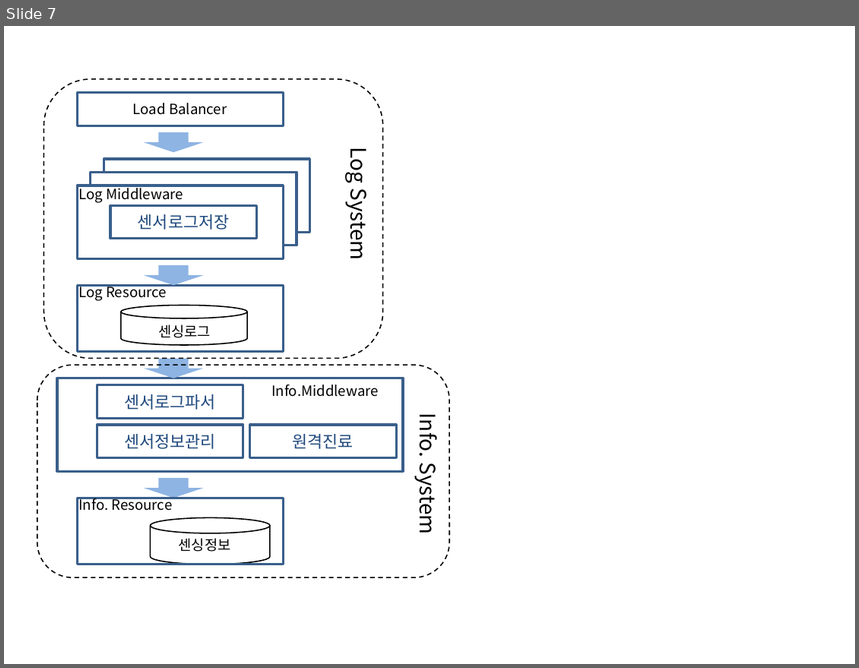
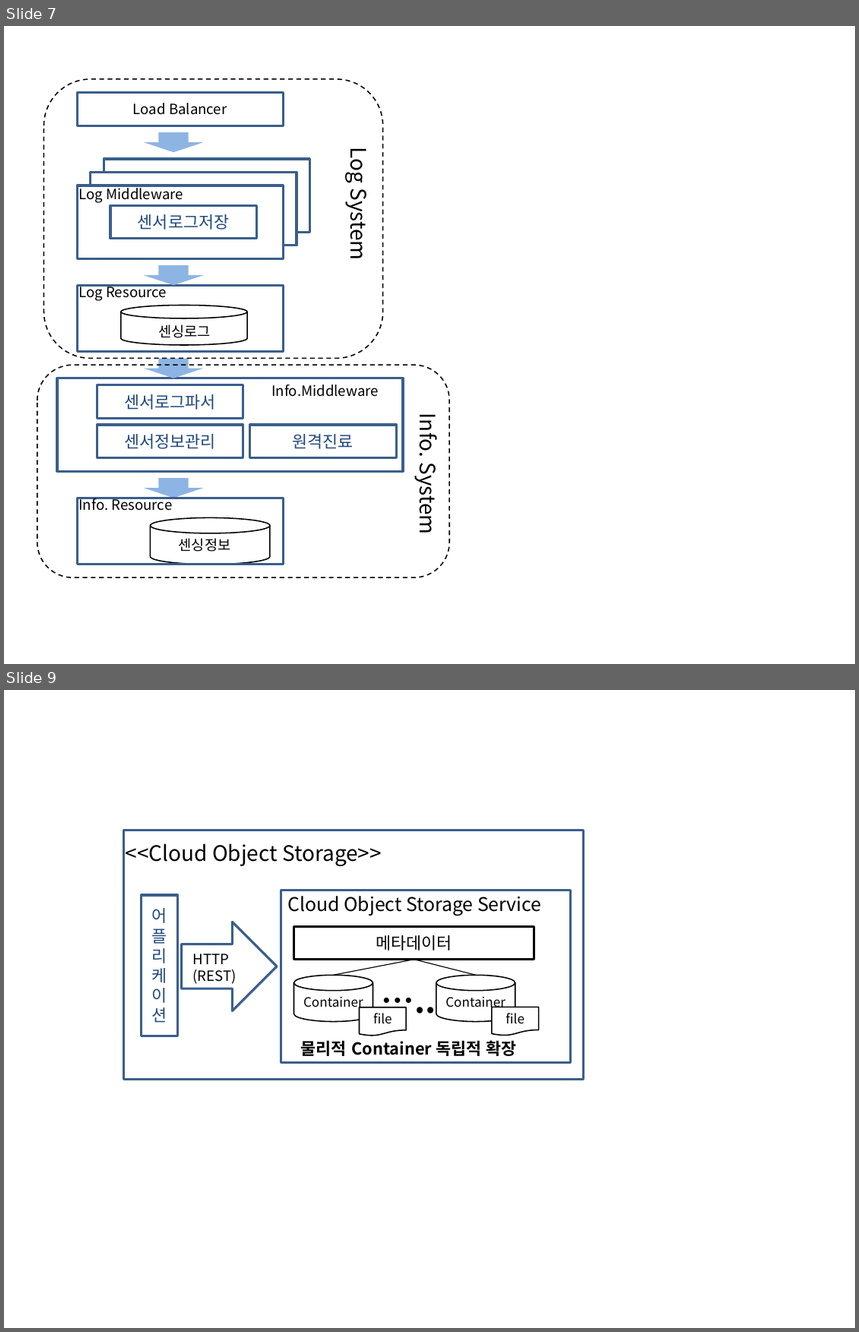
Before and after one commit to parduck/AAproject, a slide deck: 당뇨환자관리시스템_그림.pptx. Shown one above the other, each under a label of ours: slide 7 before the commit, slides 7 and 9 after it; the slides between them are not shown. The pictures are 859x668 and 859x1332 pixels, drawn with LibreOffice and Linux fonts; fonts in the diff are those of the drawing. Boxes give left, top, right and bottom in pixels: in the first picture for what was removed or moved away, otherwise in the second. Text is boxed around its words. In the diff, an @@ line names an element or a change of style, - is before the commit and + after.

```diff
--- a/당뇨환자관리시스템_그림.pptx
+++ b/당뇨환자관리시스템_그림.pptx
@@ slide 9 added at (x1=4, y1=690, x2=855, y2=1328), background #FFFFFF @@
@@ rectangle added at (x1=124, y1=831, x2=584, y2=1080), outline #3A5F8C 2 pt @@
@@ text added at (x1=126, y1=844, x2=382, y2=866), 18 pt, text #000000 @@
+<<Cloud Object Storage>>
@@ rectangle added at (x1=281, y1=891, x2=570, y2=1063), outline #3A5F8C 2 pt @@
@@ rectangle added at (x1=141, y1=895, x2=177, y2=1036), outline #3A5F8C 2 pt, 14 pt, text #1F497D @@
+어플리케이션
@@ text added at (x1=288, y1=896, x2=541, y2=916), 16 pt, text #000000 @@
+Cloud Object Storage Service
@@ right arrow added at (x1=182, y1=923, x2=278, y2=1011), outline #3A5F8C 2 pt @@
@@ rectangle added at (x1=294, y1=926, x2=534, y2=960), outline #000000 2 pt, 14 pt, text #000000 @@
+메타데이터
@@ text added at (x1=192, y1=954, x2=236, y2=984), 12 pt, text #000000 @@
+HTTP
+(REST)
@@ line added from (414, 960) to (333, 975), #000000 0.75 pt @@
@@ line added from (414, 960) to (475, 975), #000000 0.75 pt @@
@@ cylinder added at (x1=294, y1=975, x2=373, y2=1022), fill #FFFFFF, outline #000000 1 pt, 11 pt, text #000000 @@
+Container
@@ text added at (x1=373, y1=976, x2=462, y2=1024), 28 pt, text #000000, bold @@
+…..
@@ cylinder added at (x1=436, y1=975, x2=515, y2=1022), fill #FFFFFF, outline #000000 1 pt, 11 pt, text #000000 @@
+Container
@@ flow chart document added at (x1=359, y1=1008, x2=406, y2=1037), fill #FFFFFF, outline #000000 1 pt, 11 pt, text #000000 @@
+file
@@ flow chart document added at (x1=492, y1=1008, x2=538, y2=1037), fill #FFFFFF, outline #000000 1 pt, 11 pt, text #000000 @@
+file
@@ text added at (x1=301, y1=1040, x2=517, y2=1056), 14 pt, text #000000, bold @@
+물리적 Container 독립적 확장
```
Also in this commit, not shown: 1 other slide added, 1 other file.
